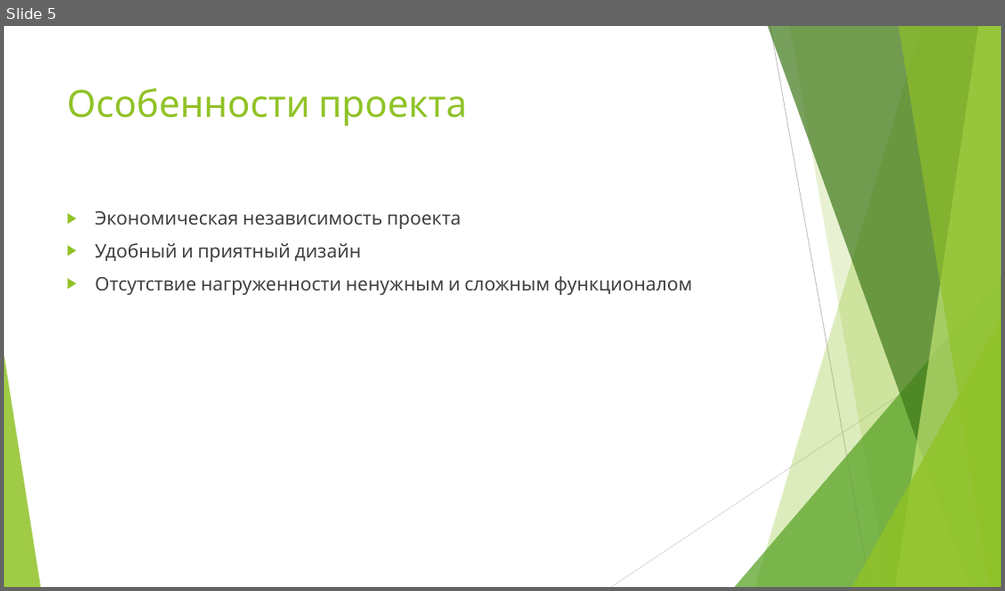
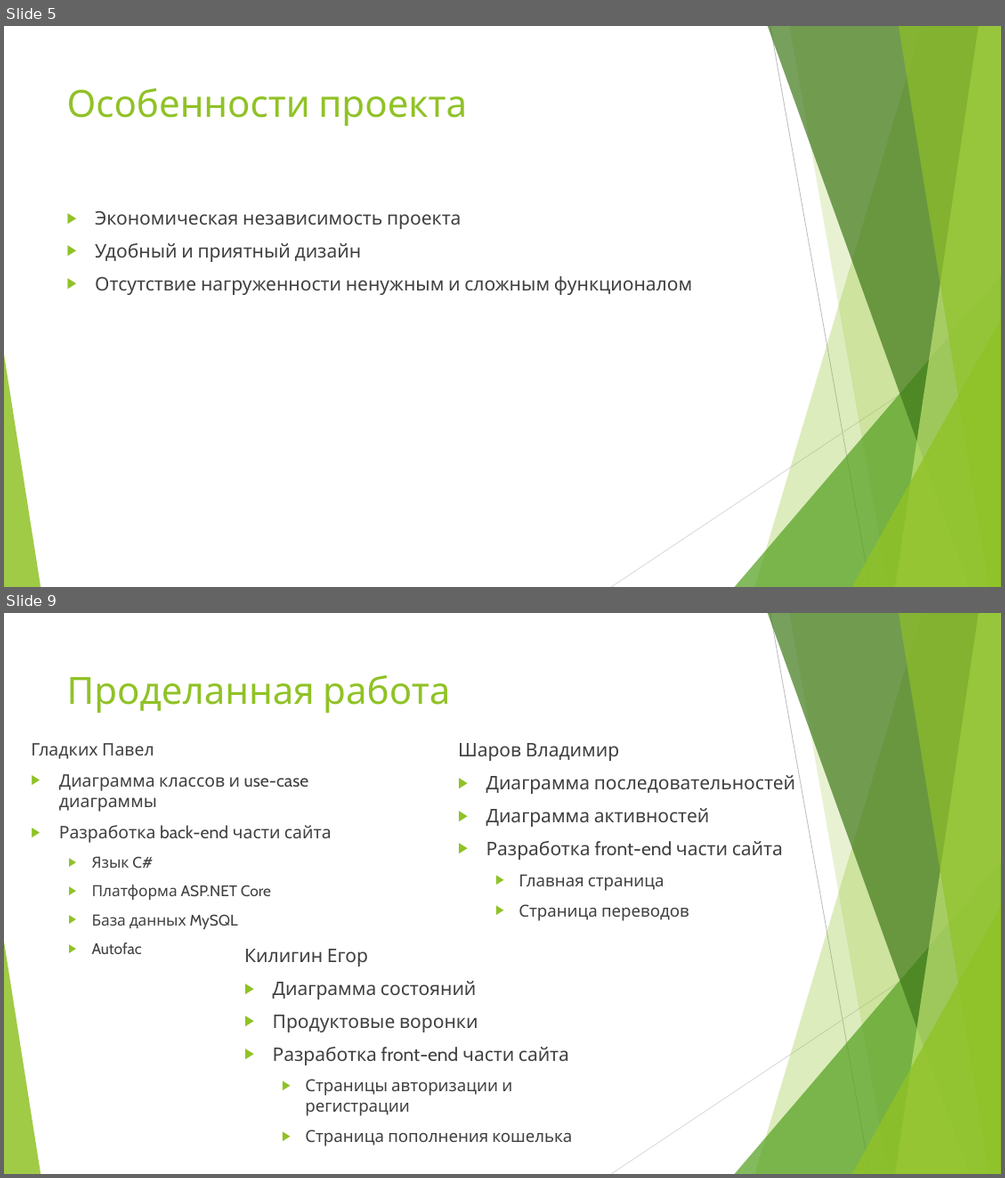
Before and after one commit to TeamNo3/OnlineWallet, a slide deck: Презентация.pptx. Shown one above the other, each under a label of ours: slide 5 before the commit, slides 5 and 9 after it; the slides between them are not shown. The pictures are 1005x591 and 1005x1178 pixels, drawn with LibreOffice and Linux fonts; fonts in the diff are those of the drawing. Boxes give left, top, right and bottom in pixels: in the first picture for what was removed or moved away, otherwise in the second. Text is boxed around its words. In the diff, an @@ line names an element or a change of style, - is before the commit and + after.

```diff
--- a/Презентация.pptx
+++ b/Презентация.pptx
@@ slide 9 added at (4,613,1001,1174), background #FFFFFF; not listed: 10 template elements that a slide beside it also shows @@
@@ title added at (67,675,450,713), 36 pt, text #90C226 @@
+Проделанная работа
@@ text added at (31,743,332,954), 16.6 pt, text #404040 @@
+Гладких Павел
+▶ Диаграмма классов и use-case диаграммы
+▶ Разработка back-end части сайта
+  ▶ Язык C#
+  ▶ Платформа ASP.NET Core
+  ▶ База данных MySQL
+  ▶ Autofac
@@ text added at (458,743,795,921), 18 pt, text #404040 @@
+Шаров Владимир
+▶ Диаграмма последовательностей
+▶ Диаграмма активностей
+▶ Разработка front-end части сайта
+  ▶ Главная страница
+  ▶ Страница переводов
@@ text added at (244,949,572,1146), 18 pt, text #404040 @@
+Килигин Егор
+▶ Диаграмма состояний
+▶ Продуктовые воронки
+▶ Разработка front-end части сайта
+  ▶ Страницы авторизации и регистрации
+  ▶ Страница пополнения кошелька
```
Also in this commit, not shown: 1 slide changed, 3 other slides added.
